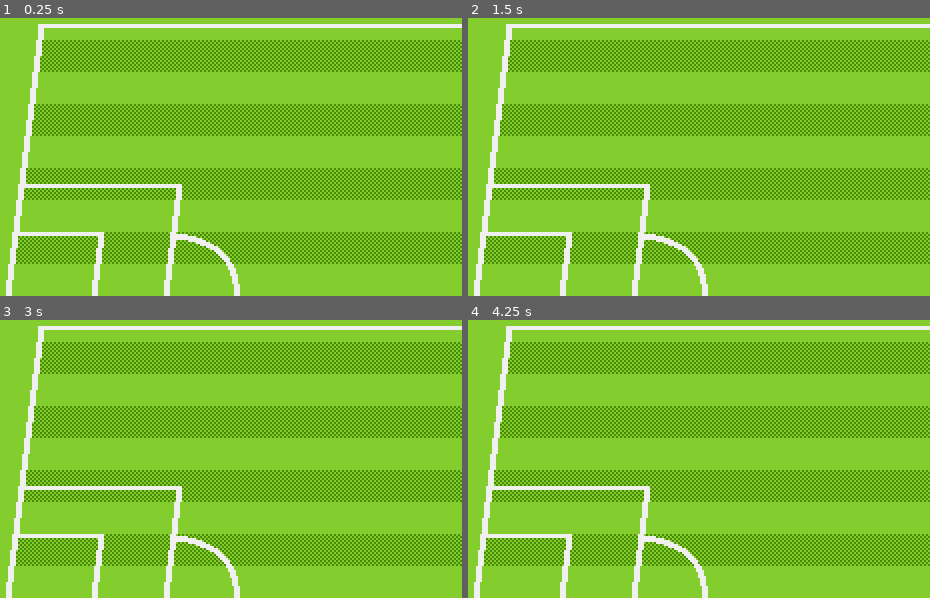
Above: before the commit, frames 1-4 (two rows, left to right).
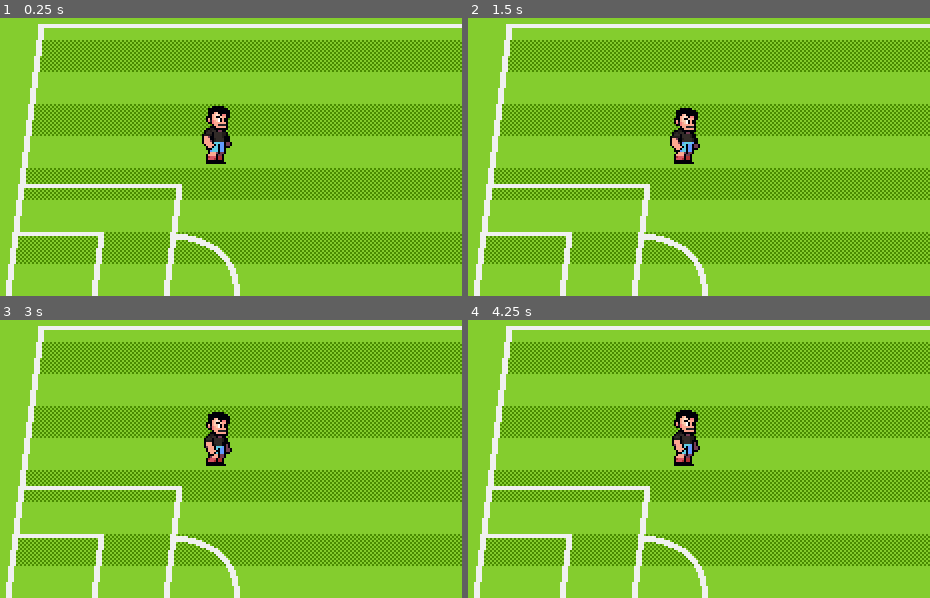
Above: after the commit, the same moments.

Repository: hiwllc/soccer
Game: Godot game, scene res://Scenes/world.tscn
Two runs of this game, one before a commit and one after it. Both use one fixed random seed, a clock stepped at 60 frames per second and the inputs below.
Inputs:
- Up to frame 1 (0.25 s): no input
- Up to frame 2 (1.5 s): no input
- Up to frame 3 (3 s): no input
- Up to frame 4 (4.25 s): no input

The runs differ from the first frame. In frame 1, 1.0% of the frame differs, in the area x 43-51%, y 31-53%; in frame 2, 0.9%; in frame 3, 0.9%; in frame 4, 0.9%.

Commit message:
add: add player with idle animation

Diff:
--- /dev/null
+++ b/Scenes/characters/player.tscn
@@ -0,0 +1,66 @@
+[gd_scene load_steps=6 format=3 uid="uid://b8wtoy8ndbht6"]
+
+[ext_resource type="Texture2D" uid="uid://bu5nlsfonstc" path="res://assets/art/characters/soccer-player.png" id="1_pmukk"]
+
+[sub_resource type="Animation" id="Animation_pmukk"]
+resource_name = "idle"
+length = 0.6
+loop_mode = 1
+step = 0.15
+tracks/0/type = "value"
+tracks/0/imported = false
+tracks/0/enabled = true
+tracks/0/path = NodePath("PlayerSprite:frame")
+tracks/0/interp = 1
+tracks/0/loop_wrap = true
+tracks/0/keys = {
+"times": PackedFloat32Array(0, 0.15, 0.3, 0.45000002),
+"transitions": PackedFloat32Array(1, 1, 1, 1),
+"update": 1,
+"values": [0, 1, 2, 3]
+}
+
+[sub_resource type="Animation" id="Animation_yh67s"]
+length = 0.001
+tracks/0/type = "value"
+tracks/0/imported = false
+tracks/0/enabled = true
+tracks/0/path = NodePath("PlayerSprite:frame")
+tracks/0/interp = 1
+tracks/0/loop_wrap = true
+tracks/0/keys = {
+"times": PackedFloat32Array(0),
+"transitions": PackedFloat32Array(1),
+"update": 1,
+"values": [0]
+}
+
+[sub_resource type="AnimationLibrary" id="AnimationLibrary_5cv2o"]
+_data = {
+&"RESET": SubResource("Animation_yh67s"),
+&"idle": SubResource("Animation_pmukk")
+}
+
+[sub_resource type="CapsuleShape2D" id="CapsuleShape2D_pmukk"]
+radius = 4.0
+height = 18.0
+
+[node name="Player" type="CharacterBody2D"]
+
+[node name="PlayerSprite" type="Sprite2D" parent="."]
+texture = ExtResource("1_pmukk")
+centered = false
+offset = Vector2(-16, -32)
+hframes = 6
+vframes = 13
+
+[node name="AnimationPlayer" type="AnimationPlayer" parent="."]
+libraries = {
+&"": SubResource("AnimationLibrary_5cv2o")
+}
+autoplay = "idle"
+
+[node name="CollisionShape2D" type="CollisionShape2D" parent="."]
+position = Vector2(0, -3)
+rotation = 1.5707964
+shape = SubResource("CapsuleShape2D_pmukk")
--- a/Scenes/world.tscn
+++ b/Scenes/world.tscn
@@ -1,24 +1,28 @@
-[gd_scene load_steps=4 format=3 uid="uid://dw5m4io1834fm"]
+[gd_scene load_steps=5 format=3 uid="uid://dw5m4io1834fm"]
 
 [ext_resource type="Texture2D" uid="uid://djt0ijmkyfjvk" path="res://assets/art/backgrounds/pitch-background.png" id="1_5a7ea"]
 [ext_resource type="Texture2D" uid="uid://dnbqekj6186sn" path="res://assets/art/backgrounds/pitch-pattern.png" id="2_8j60k"]
 [ext_resource type="Texture2D" uid="uid://2614kpiflqhs" path="res://assets/art/backgrounds/pitch-lines.png" id="3_fo5ed"]
+[ext_resource type="PackedScene" uid="uid://b8wtoy8ndbht6" path="res://Scenes/characters/player.tscn" id="4_8j60k"]
 
 [node name="World" type="Node2D"]
 
-[node name="Background" type="Node2D" parent="."]
+[node name="Backgrounds" type="Node2D" parent="."]
 
-[node name="Grass" type="Sprite2D" parent="Background"]
+[node name="Grass" type="Sprite2D" parent="Backgrounds"]
 modulate = Color(0.5176471, 0.8039216, 0.18039216, 1)
 texture = ExtResource("1_5a7ea")
 centered = false
 
-[node name="Pattern" type="Sprite2D" parent="Background"]
+[node name="Pattern" type="Sprite2D" parent="Backgrounds"]
 modulate = Color(0.28627452, 0.54509807, 0, 1)
 texture = ExtResource("2_8j60k")
 centered = false
 
-[node name="Lines" type="Sprite2D" parent="Background"]
+[node name="Lines" type="Sprite2D" parent="Backgrounds"]
 modulate = Color(0.9411765, 0.9411765, 0.9411765, 1)
 texture = ExtResource("3_fo5ed")
 centered = false
+
+[node name="Player" parent="." instance=ExtResource("4_8j60k")]
+position = Vector2(158, 114)
